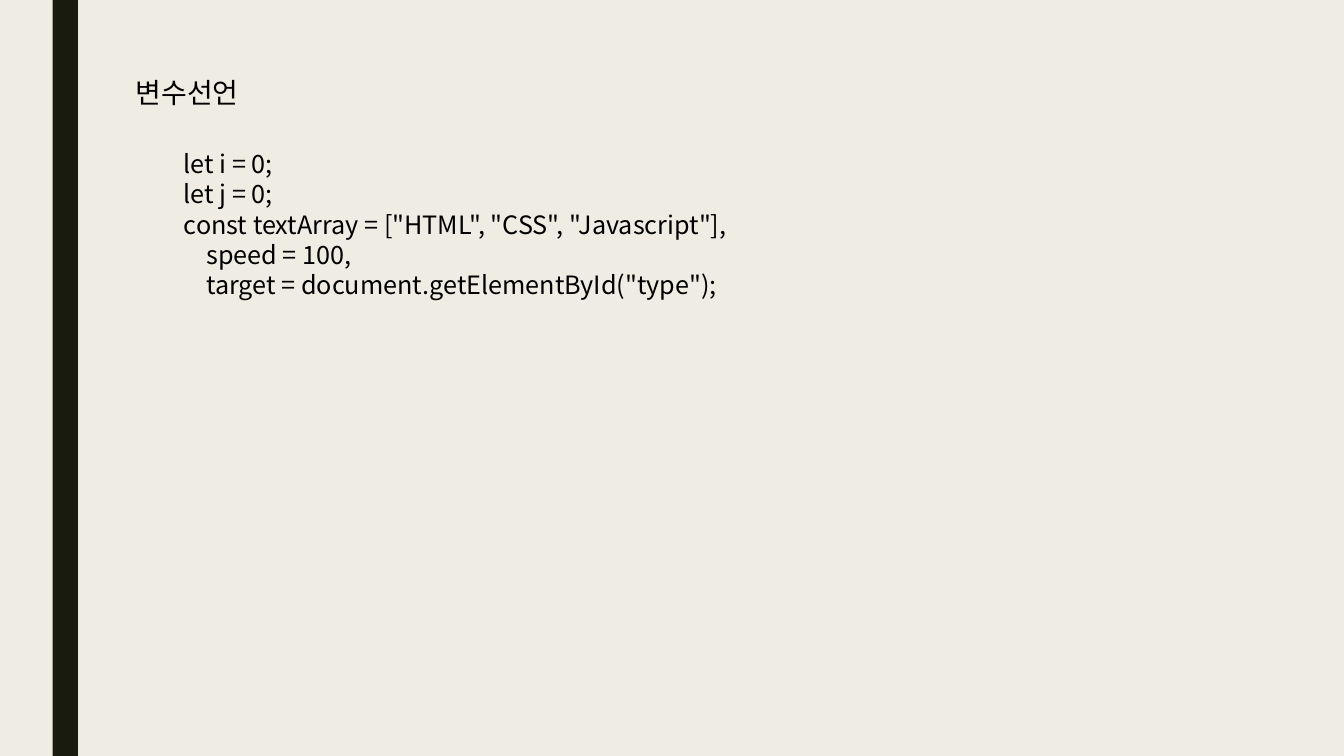
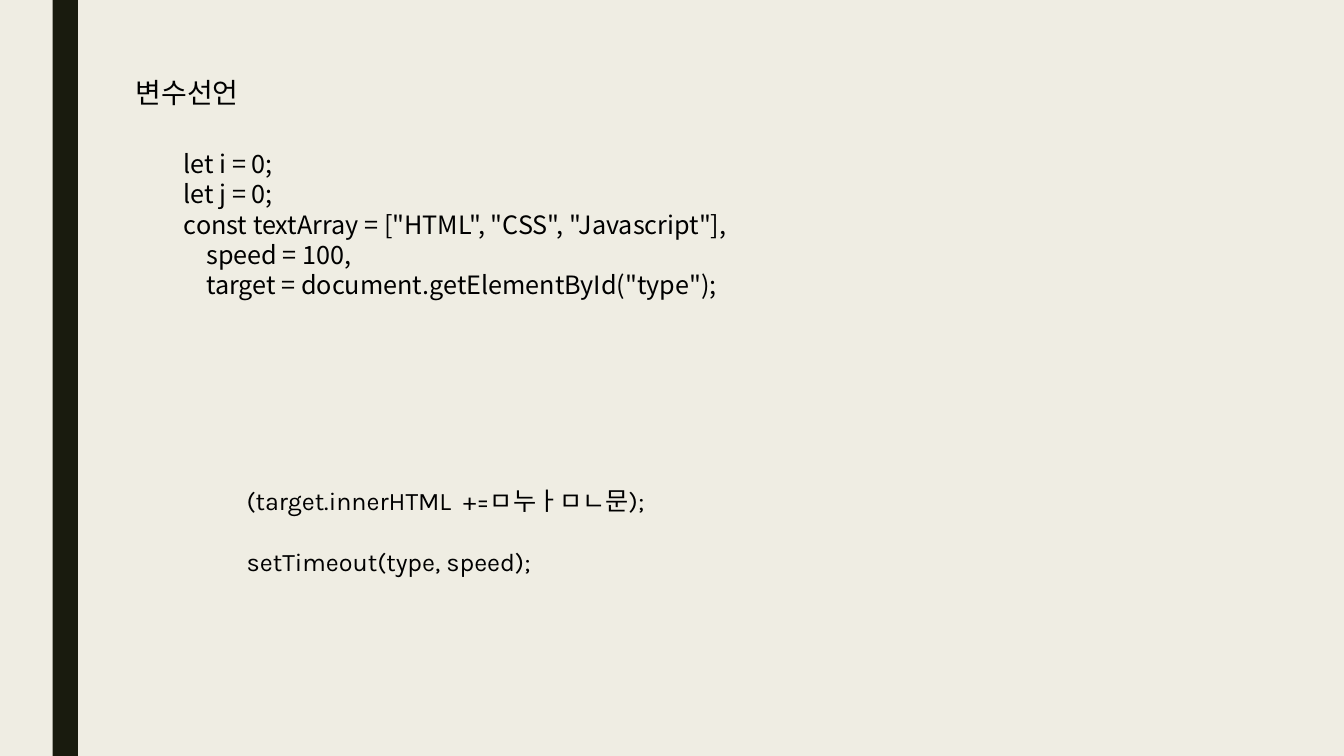
Before and after one commit to sua-no/study, a slide deck: slide 7 of study_0216/study_0216.pptx. Drawn at 1344x756 pixels with LibreOffice and Linux fonts; fonts in the diff are those of the drawing. Boxes give left, top, right and bottom in pixels: in the first picture for what was removed or moved away, otherwise in the second. Text is boxed around its words. In the diff, an @@ line names an element or a change of style, - is before the commit and + after.

```diff
--- a/study_0216/study_0216.pptx
+++ b/study_0216/study_0216.pptx
@@ text added at [247,489,644,577], 18 pt, text #000000 @@
+(target.innerHTML +=ㅁ누ㅏㅁㄴ문);
+setTimeout(type, speed);
```
Also in this commit, not shown: 2 other slides changed, 6 other files.
